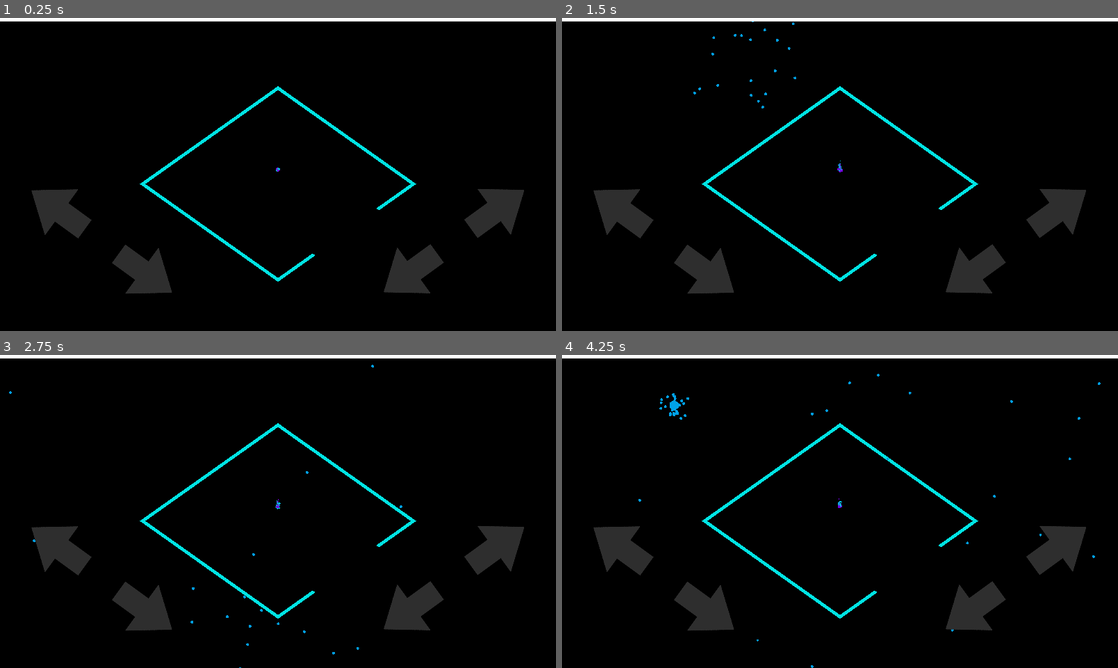
Above: before the commit, frames 1-4 (two rows, left to right).
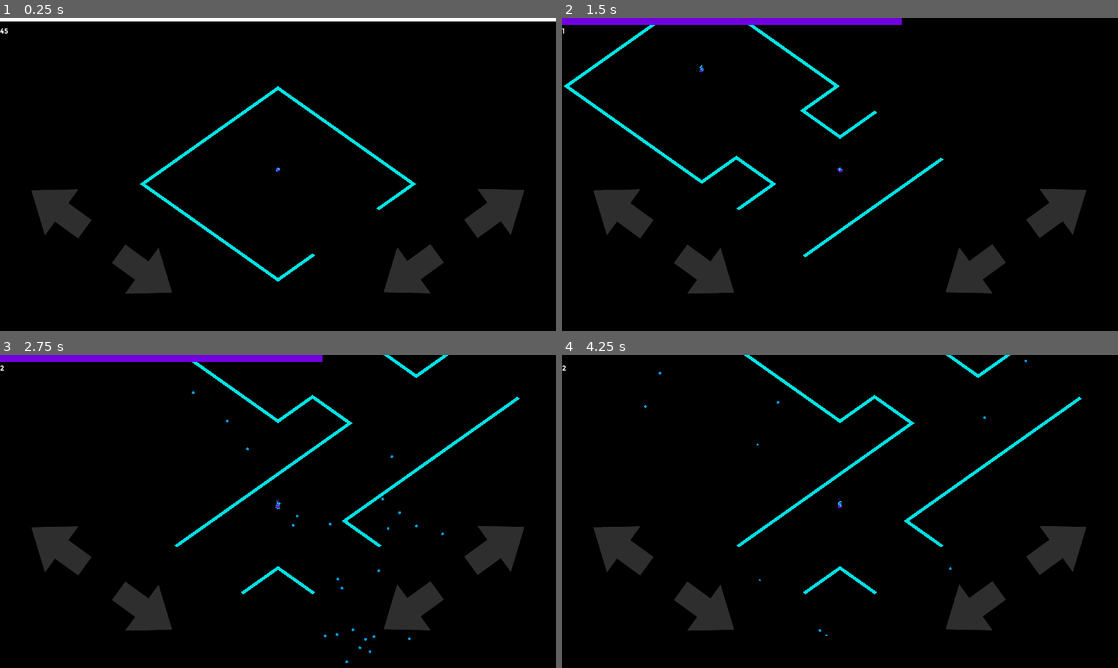
Above: after the commit, the same moments.

Repository: Pomoc48/iso-game
Game: Godot game, scene res://scenes/Level.tscn
The game is run twice, just before and just after one commit, with the same random seed, the same clock (stepped at 60 frames per second) and the same inputs.
Inputs (mouse positions are in pixels of both pictures, inside the frame that each line leads up to):
- Up to frame 1 (0.25 s): no input
- Up to frame 2 (1.5 s): click (617, 208) at 0.5 s; click (706, 274) at 1.25 s
- Up to frame 3 (2.75 s): click (411, 611) at 2 s
- Up to frame 4 (4.25 s): click (1062, 549) at 2.75 s; click (617, 545) at 3.5 s

The runs differ from the first frame. In frame 1, less than 0.1% of the frame differs, in the area x 0-2%, y 3-6%; in frame 2, 4.4%; in frame 3, 4.4%, in the area x 0-100%, y 0-100%; in frame 4, 3.8%.

Commit message:
Fix player position not updating

Diff:
--- a/scenes/Level.tscn
+++ b/scenes/Level.tscn
@@ -172,12 +172,13 @@
 anchor_bottom = 1.0
 
 [node name="Score" type="Label" parent="Interface/Main"]
-layout_mode = 0
+layout_mode = 1
+anchors_preset = -1
 anchor_right = 1.0
 anchor_bottom = 0.178
-offset_top = -180.0
+offset_top = 20.0
 offset_right = -10.0
-offset_bottom = -135.12
+offset_bottom = 64.88
 theme_override_fonts/font = SubResource("5")
 text = "45"
 
--- a/scripts/Level.gd
+++ b/scripts/Level.gd
@@ -13,8 +13,8 @@
 var _life_loss_rate = 0.04
 var _life_gain_rate = 2.0
 
-var _is_player_dead = false
-var _player_can_move = false
+# var _is_player_dead = false
+# var _player_can_move = true
 
 var _inputs = [
 	"ui_up",
@@ -54,23 +54,25 @@
 
 
 func _physics_process(_delta):
-	if Globals.player_health <= 0 and not _is_player_dead:
-		_game_over()
+	# if Globals.player_health <= 0 and not _is_player_dead:
+	# 	_game_over()
 
 	if not Globals.first_move:
 		_loose_health_on_tick()
 
 
-func toggle_controls(enable):
-	_player_can_move = enable
+# func toggle_controls(enable):
+# 	_player_can_move = enable
 
 
 func check_move(direction):
-	if not _player_can_move:
-		return
+	# if not _player_can_move:
+	# 	return
 
-	toggle_controls(false)
-	# Globals.animation_direction = _translate_direction(direction)
+	# toggle_controls(false)
+	Globals.animation_direction = _translate_direction(direction)
+
+	print(direction)
 
 	if _is_move_valid():
 		_correct_move()
@@ -87,6 +89,8 @@
 
 func _is_move_valid() -> bool:
 	Globals.total_moves += 1
+
+	print(Globals.possible_moves)
 
 	for direction in Globals.possible_moves:
 		if Globals.animation_direction == direction:
@@ -149,21 +153,21 @@
 		return 1
 
 
-func _wrong_move(direction):
+func _wrong_move(_direction):
 	if not Globals.perspective_mode:
 		_take_player_health()
 
-	if not _is_player_dead:
-		var animation_name = "bounce" + str(direction)
-		_player.play_spatial_animation(animation_name)
+	# if not _is_player_dead:
+	# 	var animation_name = "bounce" + str(direction)
+	# 	_player.play_spatial_animation(animation_name)
 
 
 func _take_player_health():
 	if not Globals.first_move:
 		Globals.player_health -= 10
 
-	if Globals.player_health <= 0 and not _is_player_dead:
-		_game_over()
+	# if Globals.player_health <= 0 and not _is_player_dead:
+	# 	_game_over()
 
 
 func _loose_health_on_tick():
@@ -176,13 +180,13 @@
 	Globals.player_health = clamp(new_health, 0, Globals.FULL_HEALTH)
 
 
-func _game_over():
-	_is_player_dead = true
-	toggle_controls(false)
+# func _game_over():
+# 	_is_player_dead = true
+# 	# toggle_controls(false)
 
-	_play_outro_animation()
+# 	_play_outro_animation()
 
 
-func _play_outro_animation():
-	_interface.play_interface_animation("ui_hide")
-	_player.play_spatial_animation("camera_up")
+# func _play_outro_animation():
+# 	_interface.play_interface_animation("ui_hide")
+# 	_player.play_spatial_animation("camera_up")
--- a/scripts/Platform.gd
+++ b/scripts/Platform.gd
@@ -14,12 +14,13 @@
 	_recolor()
 
 
-# func play_fade_out_animation():
-# 	_end = true
-# 	var material = _border.get_surface_override_material(0) as StandardMaterial3D
+func play_fade_out_animation():
+	self.queue_free()
+	# _end = true
+	# var material = _border.get_surface_override_material(0) as StandardMaterial3D
 
-# 	_result = _tween.stop_all()
-# 	_play_tween_animation(material, 1, 0)
+	# _result = _tween.stop_all()
+	# _play_tween_animation(material, 1, 0)
 
 
 func _recolor():
--- a/scripts/Player.gd
+++ b/scripts/Player.gd
@@ -21,8 +21,11 @@
 
 
 func animate_movement():
+	Globals.player_position = self.position
 	var my_position = Globals.get_future_position()
 	my_position.y = 2
+
+	self.position = my_position
 
 	# var speed = Globals.animation_speed
 	# _play_tween_animation("position", my_position, speed)
